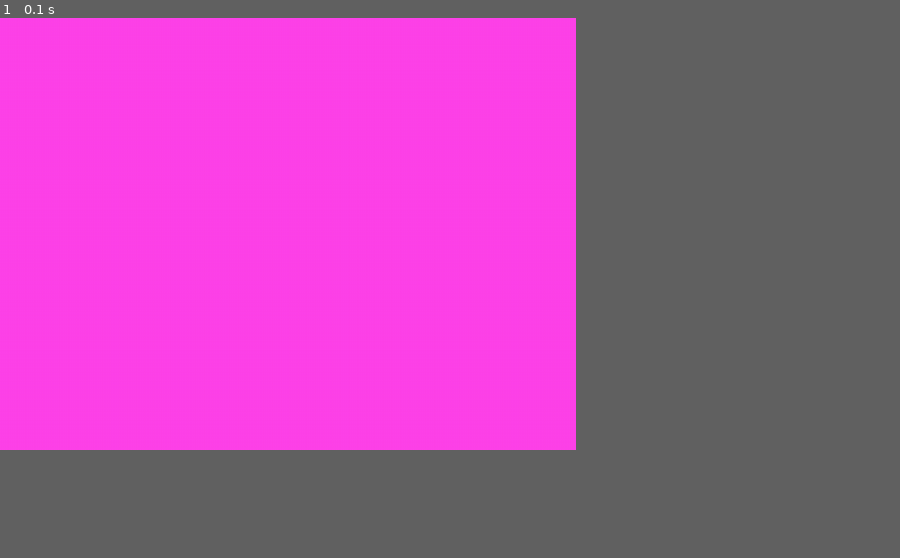
Above: before the commit, frame 1.
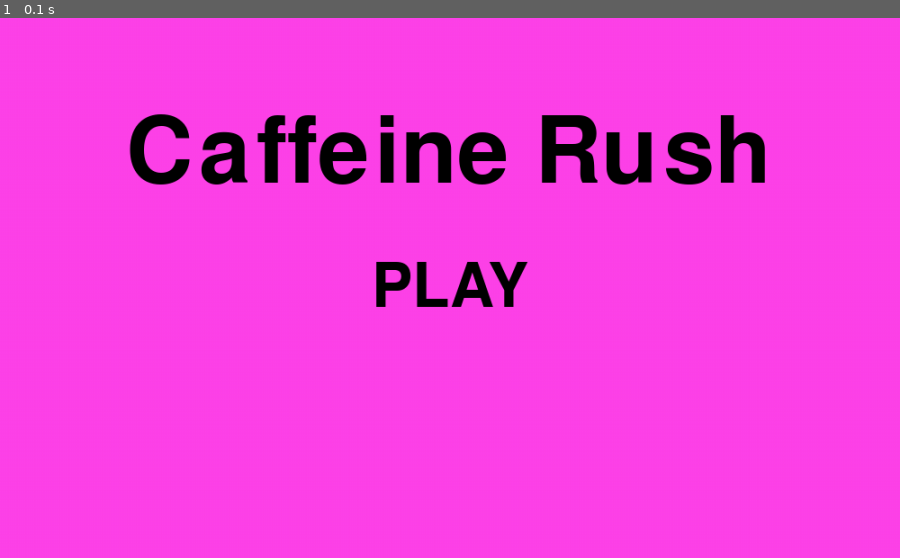
Above: after the commit, the same moment.

Repository: rhit-catapult/pygameproject-caffeinerush
Game: pygame game, started from Main Menu.py
The game is run twice, just before and just after one commit, with the same random seed, the same clock (stepped at 60 frames per second) and the same inputs.
Inputs:
- Up to frame 1 (0.1 s): no input
The window is 576x432 before the commit and 900x540 after it. Grey fills any space a smaller window leaves; there, only what the larger window draws over its background counts as a difference.

The runs differ from the first frame. In frame 1, 4.8% of the frame differs, in the area x 14-85%, y 17-54%.

Commit message:
test commit

Diff:
--- a/Main Menu.py
+++ b/Main Menu.py
@@ -2,16 +2,28 @@
 import sys
 import random
 import time
+#hello caffeine Rushers
 
-
+# hi
 def main():
     # turn on pygame
     pygame.init()
+    screen_width = 1000 #defines the width
+    screen_height = 600 #defines the height
 #hi
     # create a screen
-    pygame.display.set_caption("Cool Project")
+    pygame.display.set_caption("Caffeine Rush")
     # TODO: Change the size of the screen as you see fit!
-    screen = pygame.display.set_mode((640, 480))
+    screen = pygame.display.set_mode((screen_width, screen_height)) #sets the screen dimentions
+    font = pygame.font.Font(None, 100) #creates the font
+    font2 = pygame.font.Font(None, 150)
+    text_surface = font.render("PLAY", True, (0, 0, 0)) #creates text surface
+    text_surfaceTitle = font2.render("Caffeine Rush", True, (0,0,0))
+    text_rect = text_surface.get_rect() #get the rect of the play button
+    text_rectTitle = text_surfaceTitle.get_rect()
+    text_rect.center = (screen_width // 2, screen_height // 2) #centers text
+    text_rectTitle = (screen_width - 860, screen_height - 500)
+
 
     # let's set the framerate
     clock = pygame.time.Clock()
@@ -25,6 +37,8 @@
 
         # TODO: Fill the screen with whatever background color you like!
         screen.fill((255, 67, 233))
+        screen.blit(text_surface, text_rect) #"Play"
+        screen.blit(text_surfaceTitle, text_rectTitle)
 
         # TODO: Add your project code
 
